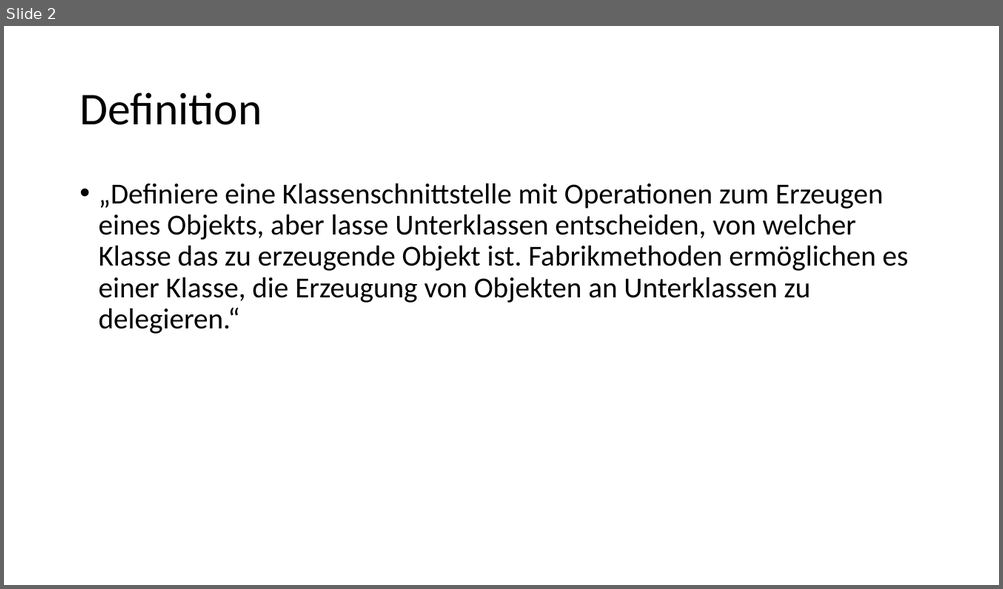
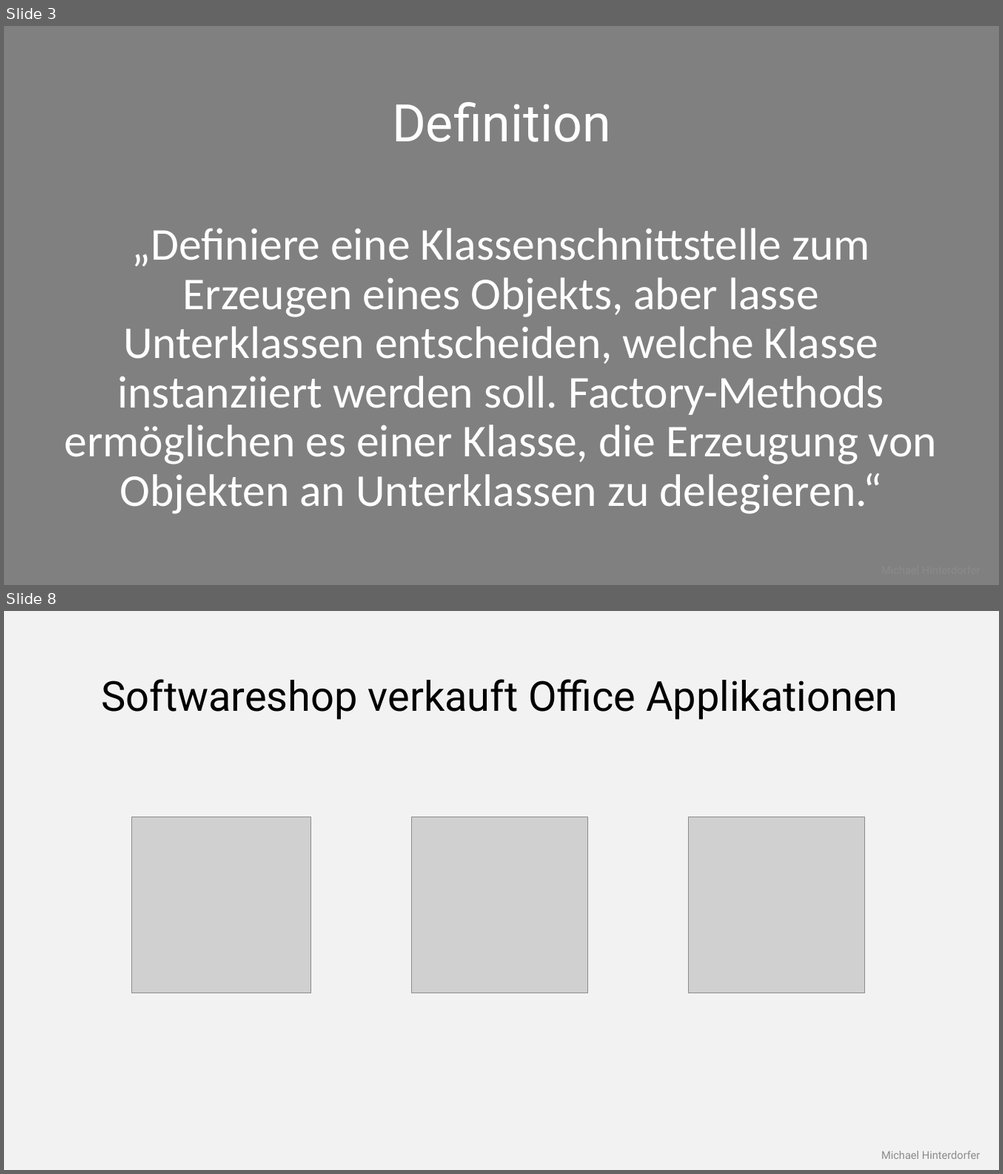
Before and after one commit to mhinterdorfer/FactoryMethod, a slide deck: Presentation/Präsentation.pptx. Shown one above the other, each under a label of ours: slide 2 before the commit, slides 3 and 8 after it; the slides between them are not shown. The pictures are 1003x589 and 1003x1174 pixels, drawn with LibreOffice and Linux fonts; fonts in the diff are those of the drawing; grey boxes stand for pictures. Boxes give left, top, right and bottom in pixels: in the first picture for what was removed or moved away, otherwise in the second. Text is boxed around its words. In the diff, an @@ line names an element or a change of style, - is before the commit and + after.

```diff
--- a/Presentation/Präsentation.pptx
+++ b/Presentation/Präsentation.pptx
@@ slide 8 added at box(4, 611, 999, 1170), background #F2F2F2 @@
@@ title added at box(102, 679, 897, 720), 40 pt, text #000000 @@
+Softwareshop verkauft Office Applikationen
@@ picture added at box(131, 817, 311, 993) @@
@@ picture added at box(412, 817, 587, 993) @@
@@ picture added at box(688, 817, 865, 993) @@
@@ text added at box(881, 1151, 980, 1159), 10.5 pt, text #8C8C8C @@
+Michael Hinterdorfer
@@ what was slide 2 is now slide 3 @@
@@ slide 3 changed as well @@
@@ background #FFFFFF to #808080 @@
@@ title "Definition": place and size @@
-title "Definition" at box(79, 93, 262, 125)
+title "Definition" at box(392, 102, 611, 142)
@@ title "Definition" at box(392, 102, 611, 142): size 44 to 50 pt, font Calibri to Roboto, text colour #000000 to #FFFFFF; alignment left to centre @@
@@ text at box(65, 228, 936, 514): text changed; size 28 to 44 pt; text colour #000000 to #FFFFFF @@
-• „Definiere eine Klassenschnittstelle mit Operationen zum Erzeugen eines Objekts, aber lasse Unterklassen entscheiden, von welcher Klasse das zu erzeugende Objekt ist. Fabrikmethoden ermöglichen es einer Klasse, die Erzeugung von Objekten an Unterklassen zu delegieren.“
+„Definiere eine Klassenschnittstelle zum Erzeugen eines Objekts, aber lasse Unterklassen entscheiden, welche Klasse instanziiert werden soll. Factory-Methods ermöglichen es einer Klasse, die Erzeugung von Objekten an Unterklassen zu delegieren.“
```
Also in this commit, not shown: 1 other slide changed, 41 other slides added, 5 slides removed.
